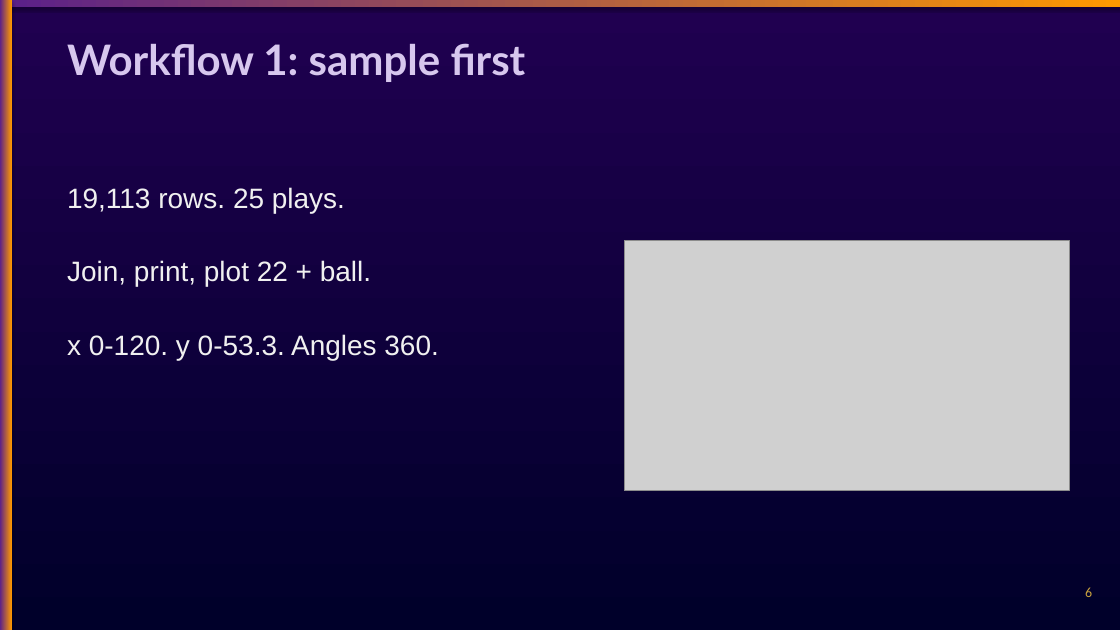
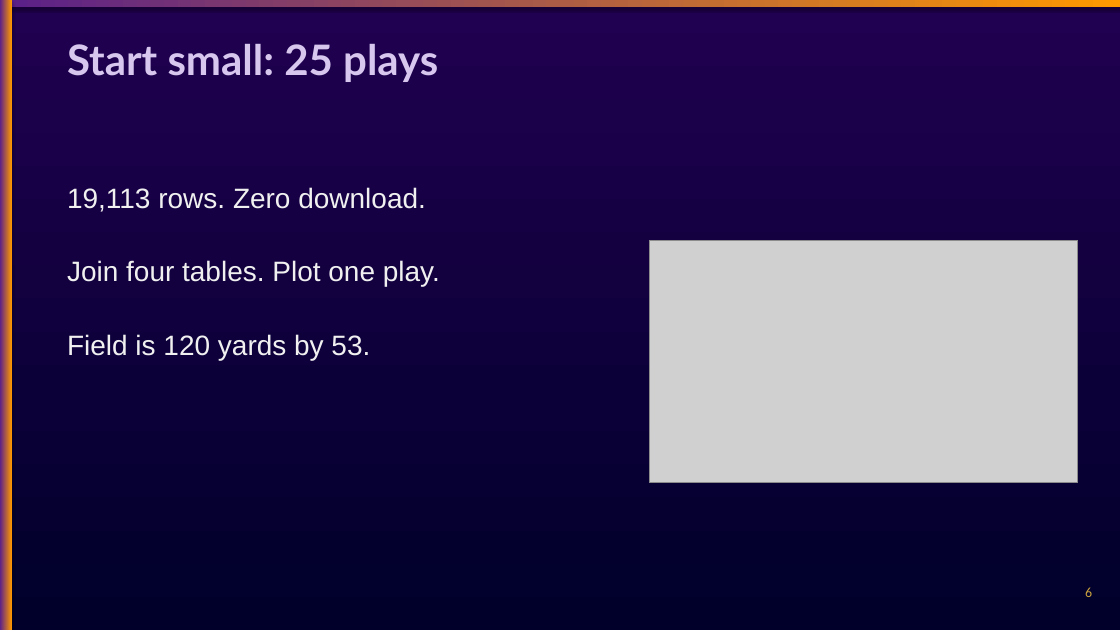
Before and after one commit to chasko-labs/nfl-big-data-bowl-2027, a slide deck: slide 6 of deck/unified.pptx. Drawn at 1120x630 pixels with LibreOffice and Linux fonts; fonts in the diff are those of the drawing; grey boxes stand for pictures. Boxes give left, top, right and bottom in pixels: in the first picture for what was removed or moved away, otherwise in the second. Text is boxed around its words. In the diff, an @@ line names an element or a change of style, - is before the commit and + after.

Commit message:
deck: plain-words rewrite all 17, collision-free layout

```diff
--- a/deck/unified.pptx
+++ b/deck/unified.pptx
@@ text at <box>67,44,438,82</box>: text changed @@
-Workflow 1: sample first
+Start small: 25 plays
@@ text at <box>67,187,440,360</box>: text changed @@
-19,113 rows. 25 plays.
-Join, print, plot 22 + ball.
-x 0-120. y 0-53.3. Angles 360.
+19,113 rows. Zero download.
+Join four tables. Plot one play.
+Field is 120 yards by 53.
@@ picture: place and size @@
-picture at <box>624,240,1070,491</box>
+picture at <box>649,240,1078,483</box>
```
Also in this commit, not shown: 6 other slides changed, 9 slides added, 9 slides removed.
